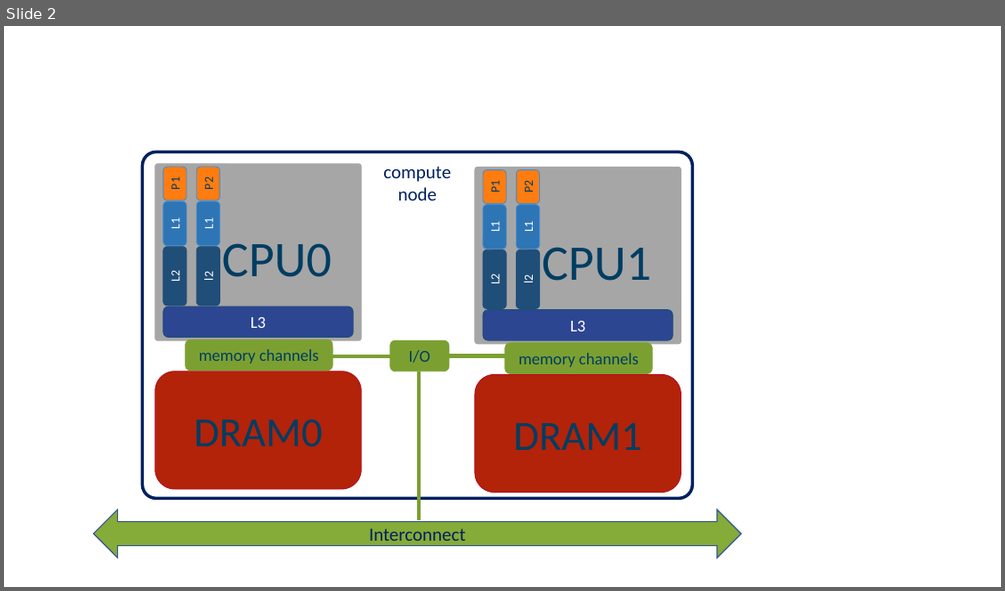
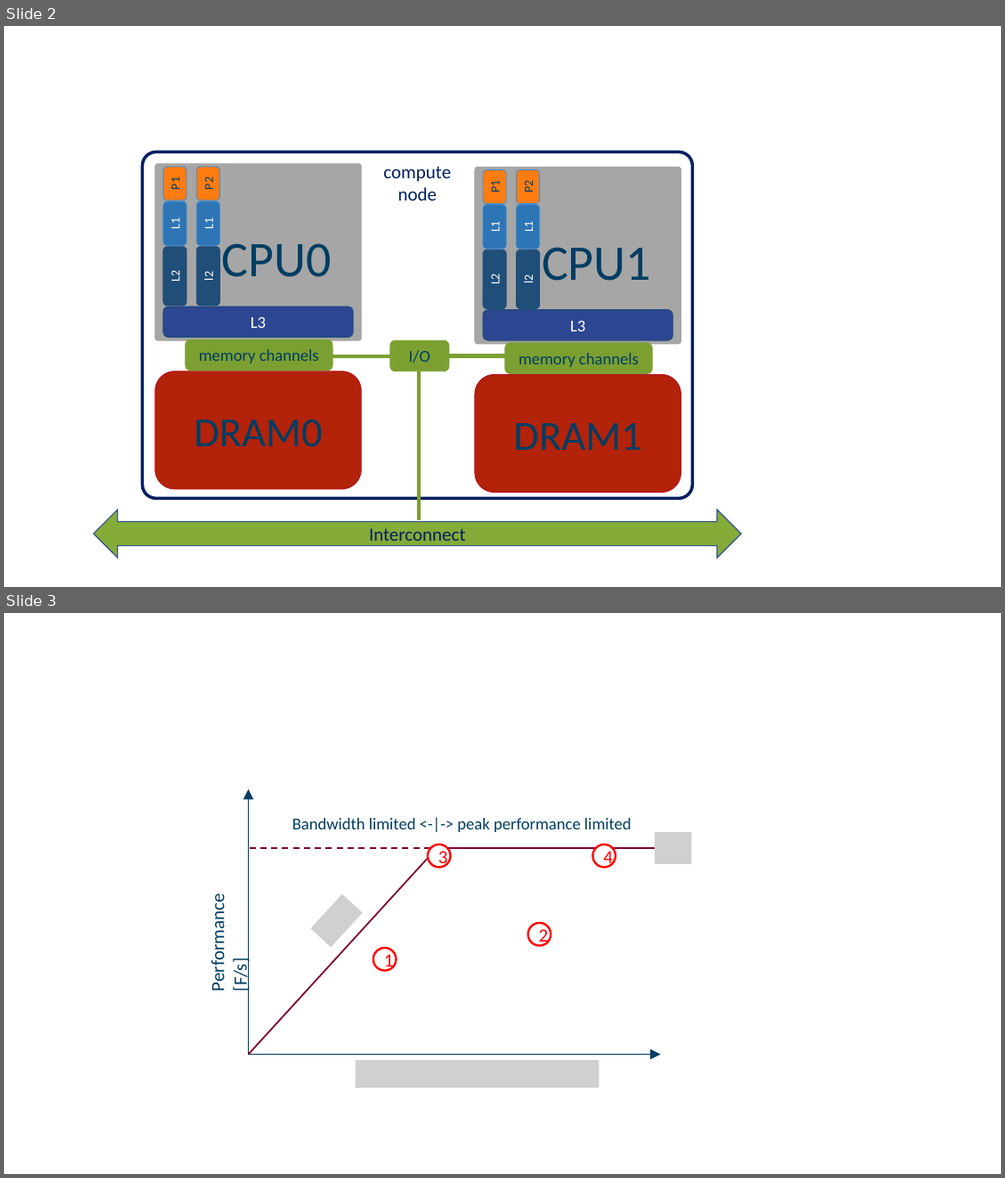
Before and after one commit to etijskens/wetppr, a slide deck: docs/public/drawings.pptx. Shown one above the other, each under a label of ours: slide 2 before the commit, slides 2 and 3 after it. The pictures are 1005x591 and 1005x1178 pixels, drawn with LibreOffice and Linux fonts; fonts in the diff are those of the drawing; grey boxes stand for pictures. Boxes give left, top, right and bottom in pixels: in the first picture for what was removed or moved away, otherwise in the second. Text is boxed around its words. In the diff, an @@ line names an element or a change of style, - is before the commit and + after.

```diff
--- a/docs/public/drawings.pptx
+++ b/docs/public/drawings.pptx
@@ slide 3 added at (4,613,1001,1174), background #FFFFFF @@
@@ group added at (206,789,691,1088): 4 ellipses, 3 lines, 3 pictures, 2 arrows, 2 texts @@
+Performance [F/s]
+Bandwidth limited <-|-> peak performance limited
+1
+2
+3
+4
```
Also in this commit, not shown: 8 other files.
